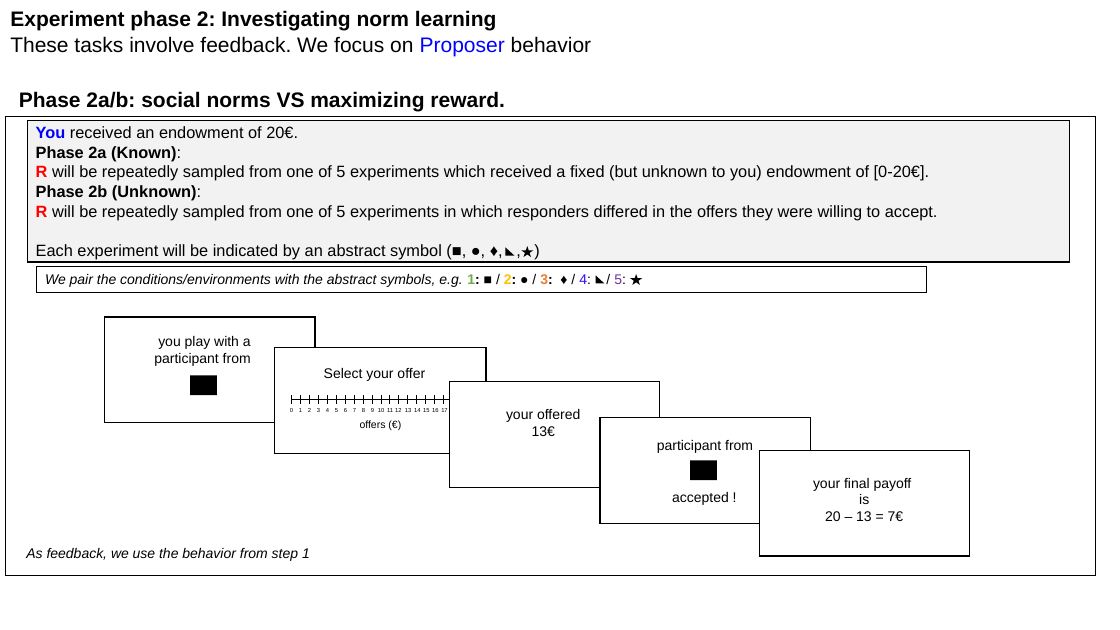
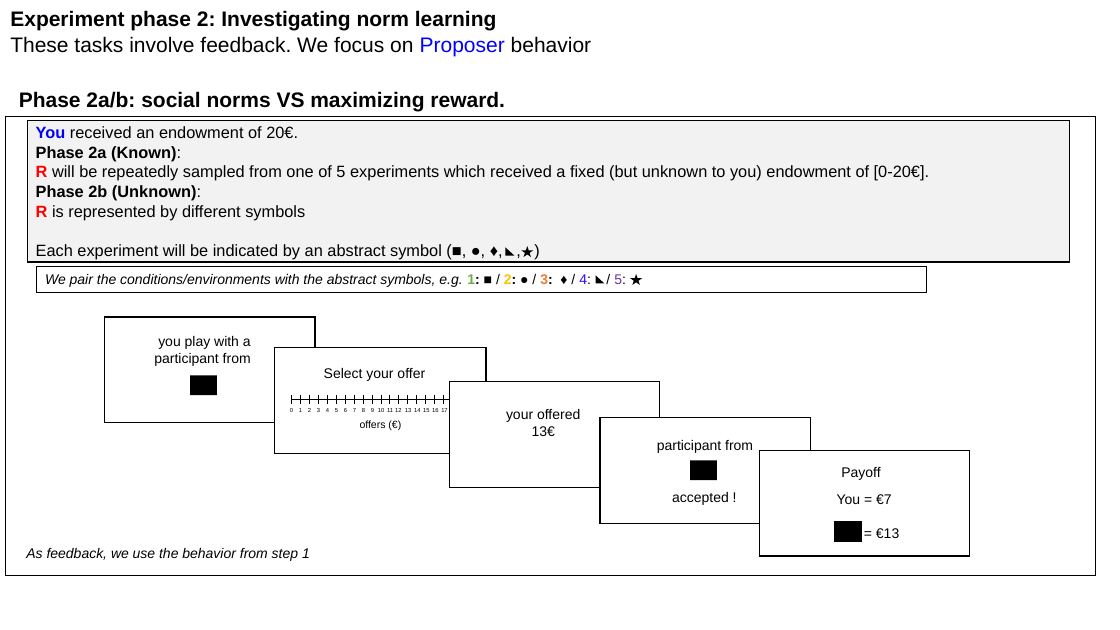
Before and after one commit to michaelrojekgiffin/RL, a slide deck: slide 11 of reports/Design_presentation.pptx. Drawn at 1120x630 pixels with LibreOffice and Linux fonts; fonts in the diff are those of the drawing. Boxes give left, top, right and bottom in pixels: in the first picture for what was removed or moved away, otherwise in the second. Text is boxed around its words. In the diff, an @@ line names an element or a change of style, - is before the commit and + after.

```diff
--- a/reports/Design_presentation.pptx
+++ b/reports/Design_presentation.pptx
@@ text at box(36, 205, 305, 220): text changed @@
-R will be repeatedly sampled from one of 5 experiments in which responders differed in the offers they were willing to accept.
+R is represented by different symbols
@@ text removed at box(813, 478, 912, 521) @@
-your final payoff
-is
-20 – 13 = 7€
@@ text added at box(841, 467, 880, 480), 12 pt, text #000000 @@
+Payoff
@@ text added at box(837, 494, 899, 538), 12 pt, text #000000 @@
+You = €7
+= €13
@@ rectangle added at box(834, 522, 861, 542), fill #000000, outline #000000 1 pt @@
```
Also in this commit, not shown: 4 other slides changed, 1 slide added, 1 slide removed, 3 other files.
